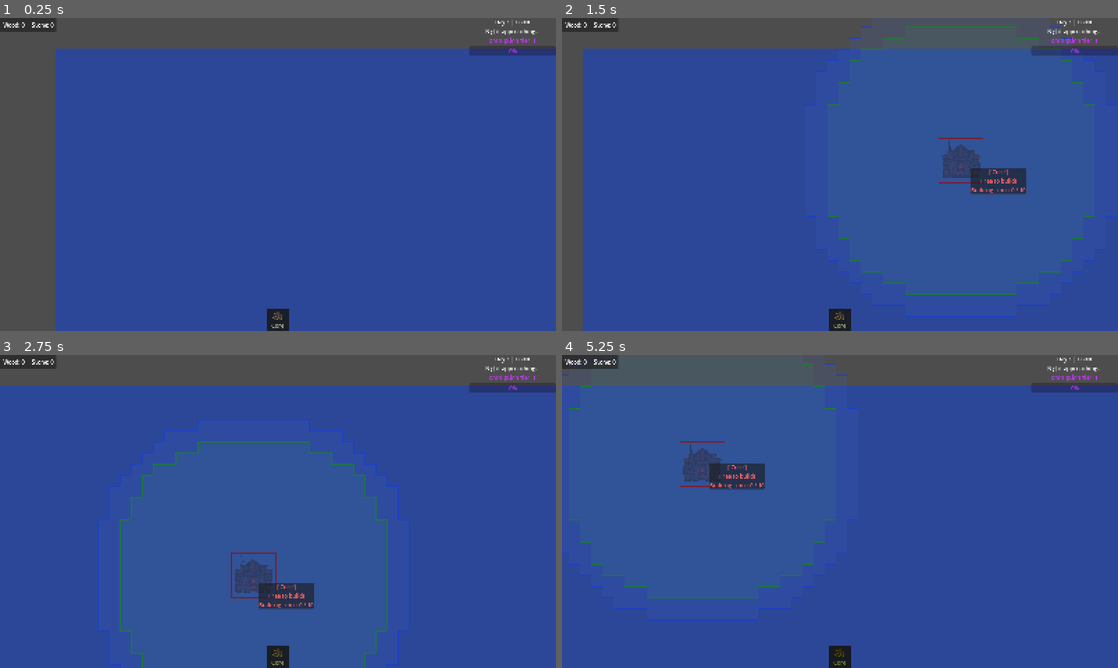
Above: before the commit, frames 1-4 (two rows, left to right).
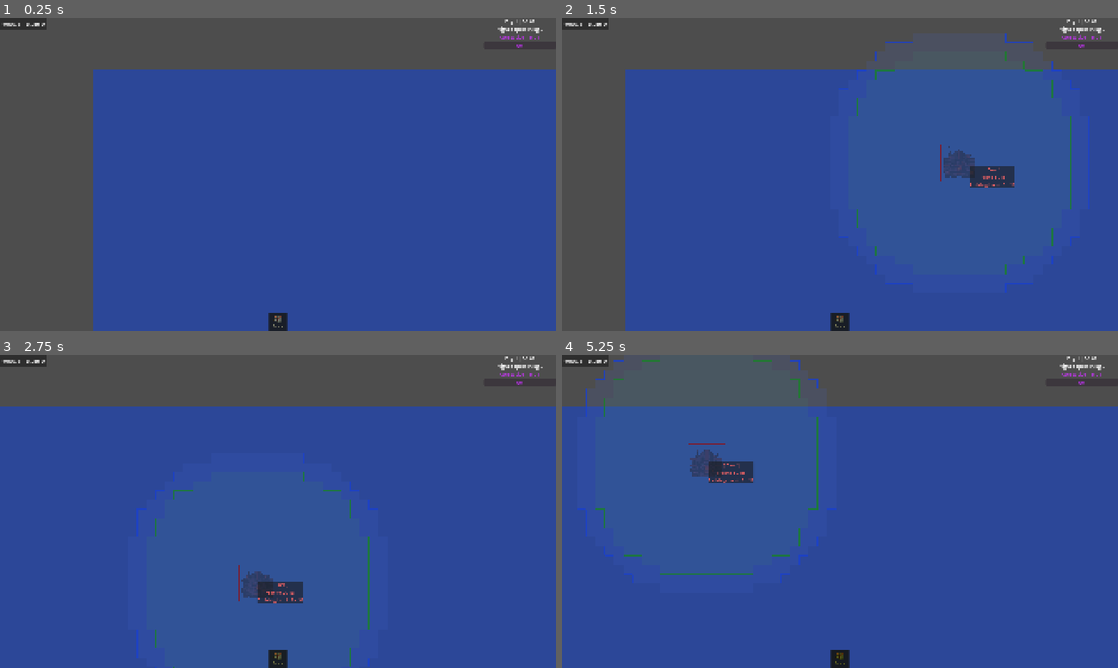
Above: after the commit, the same moments.

Repository: ColdTerror/Core-and-Conveyor
Game: Godot game, scene res://scenes/level.tscn
The game is run twice, just before and just after one commit, with the same random seed, the same clock (stepped at 60 frames per second) and the same inputs. The engine's default icon, where the game draws it, is replaced by a stand-in: a white triangle on a blue panel in a dark square. Sound files missing from this copy of the repository are replaced by a short silence.
Inputs (mouse positions are in pixels of both pictures, inside the frame that each line leads up to):
- Up to frame 1 (0.25 s): no input
- Up to frame 2 (1.5 s): click "Core" at 0.5 s; tap Enter at 1.25 s; move the mouse to (962, 158) at 1.27 s; hold D from 1.28 s (still down); hold X (deconstruct_hotkey) from 1.28 s (still down); click (962, 158) at 1.42 s
- Up to frame 3 (2.75 s): release D at 2 s; release X (deconstruct_hotkey) at 2 s; drag from (166, 527) to (250, 574) at 2.02 s
- Up to frame 4 (5.25 s): move the mouse to (895, 442) at 2.77 s; hold D 2.78-3.5 s; hold R (rotate_tile) 2.78-3.5 s; drag from (812, 574) to (673, 464) at 3.52 s; tap Space at 4.25 s; move the mouse to (1006, 558) at 4.27 s; hold Left (ui_left) 4.28-5 s; tap Delete at 4.35 s; tap Enter at 5 s; drag from (673, 464) to (756, 433) at 5.02 s

The runs differ from the first frame. In frame 1, 12% of the frame differs, in the area x 0-100%, y 0-100%; in frame 2, 16%; in frame 3, 10%; in frame 4, 9.3%.

Commit message:
some playtesting, found plenty of bugs to add to tasks

Diff:
--- a/project.godot
+++ b/project.godot
@@ -36,8 +36,8 @@
 
 [display]
 
-window/size/viewport_width=1600
-window/size/viewport_height=900
+window/size/viewport_width=1920
+window/size/viewport_height=1080
 window/stretch/mode="canvas_items"
 
 [editor_plugins]
Not shown, changed: kanban_tasks_data.kanban
